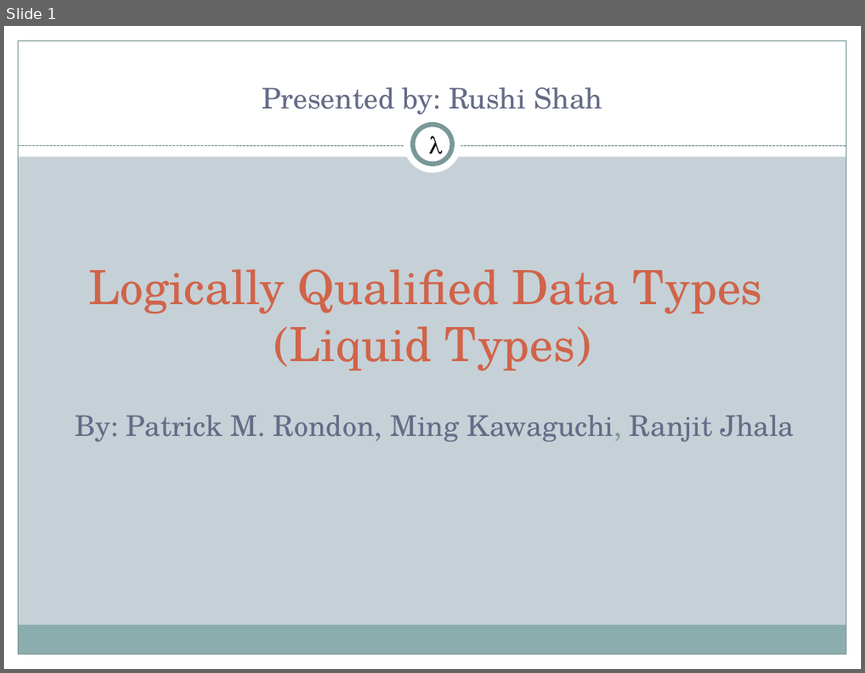
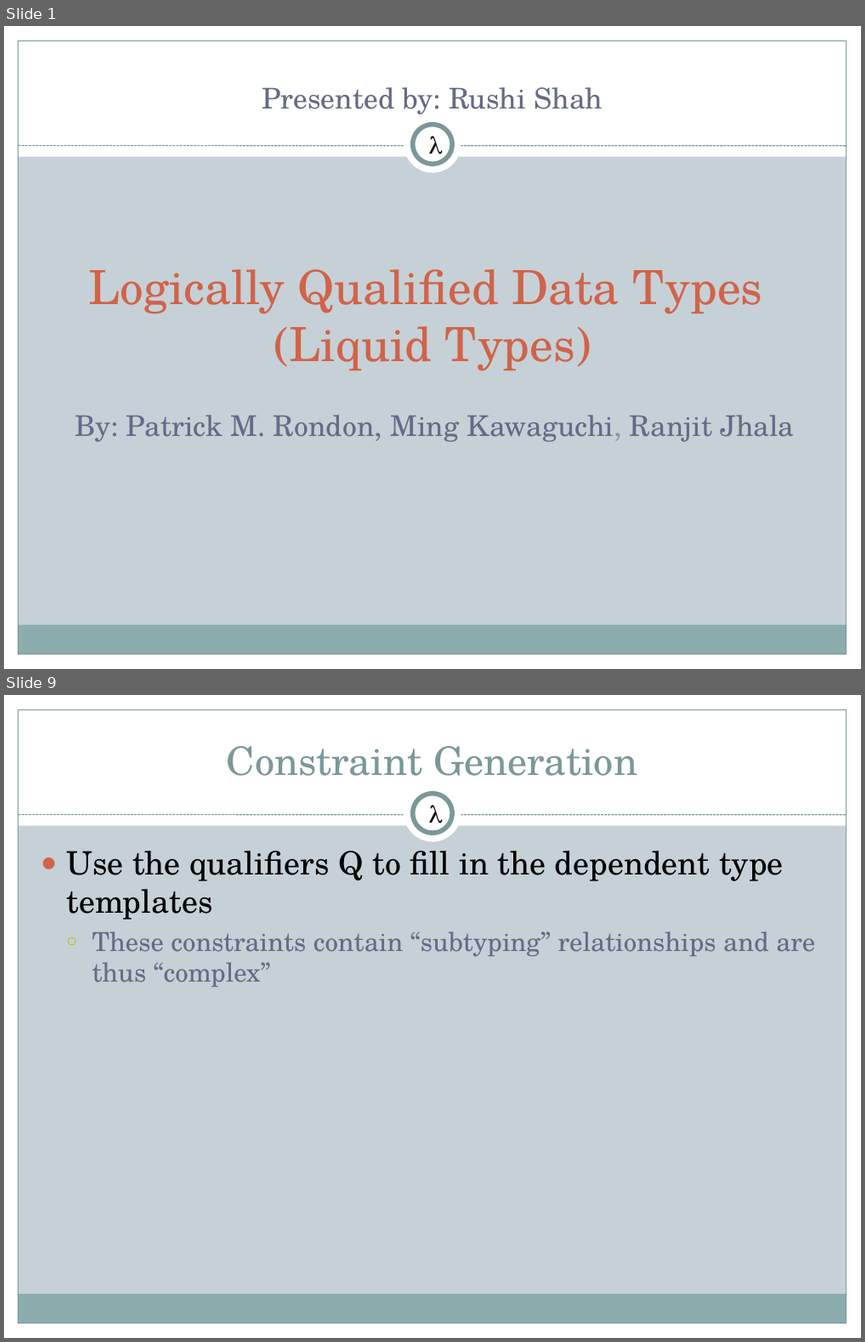
Before and after one commit to 2016rshah/CS395T, a slide deck: liquid-types.pptx. Shown one above the other, each under a label of ours: slide 1 before the commit, slides 1 and 9 after it; the slides between them are not shown. The pictures are 865x673 and 865x1342 pixels, drawn with LibreOffice and Linux fonts; fonts in the diff are those of the drawing. Boxes give left, top, right and bottom in pixels: in the first picture for what was removed or moved away, otherwise in the second. Text is boxed around its words. In the diff, an @@ line names an element or a change of style, - is before the commit and + after.

```diff
--- a/liquid-types.pptx
+++ b/liquid-types.pptx
@@ slide 9 added at <box>4,695,861,1338</box>, background #C5D1D7; not listed: 9 template elements that a slide beside it also shows @@
@@ title added at <box>227,746,637,776</box>, 33 pt, text #7C999A @@
+Constraint Generation
@@ text added at <box>428,805,443,830</box>, 20 pt, text #000000 @@
+λ
@@ text added at <box>66,851,815,987</box>, 22 pt, text #646B86 @@
+● Use the qualifiers Q to fill in the dependent type templates
+  ○ These constraints contain “subtyping” relationships and are thus “complex”
```
Also in this commit, not shown: 6 slides changed, 29 other slides added, 1 slide removed, 2 other files.
